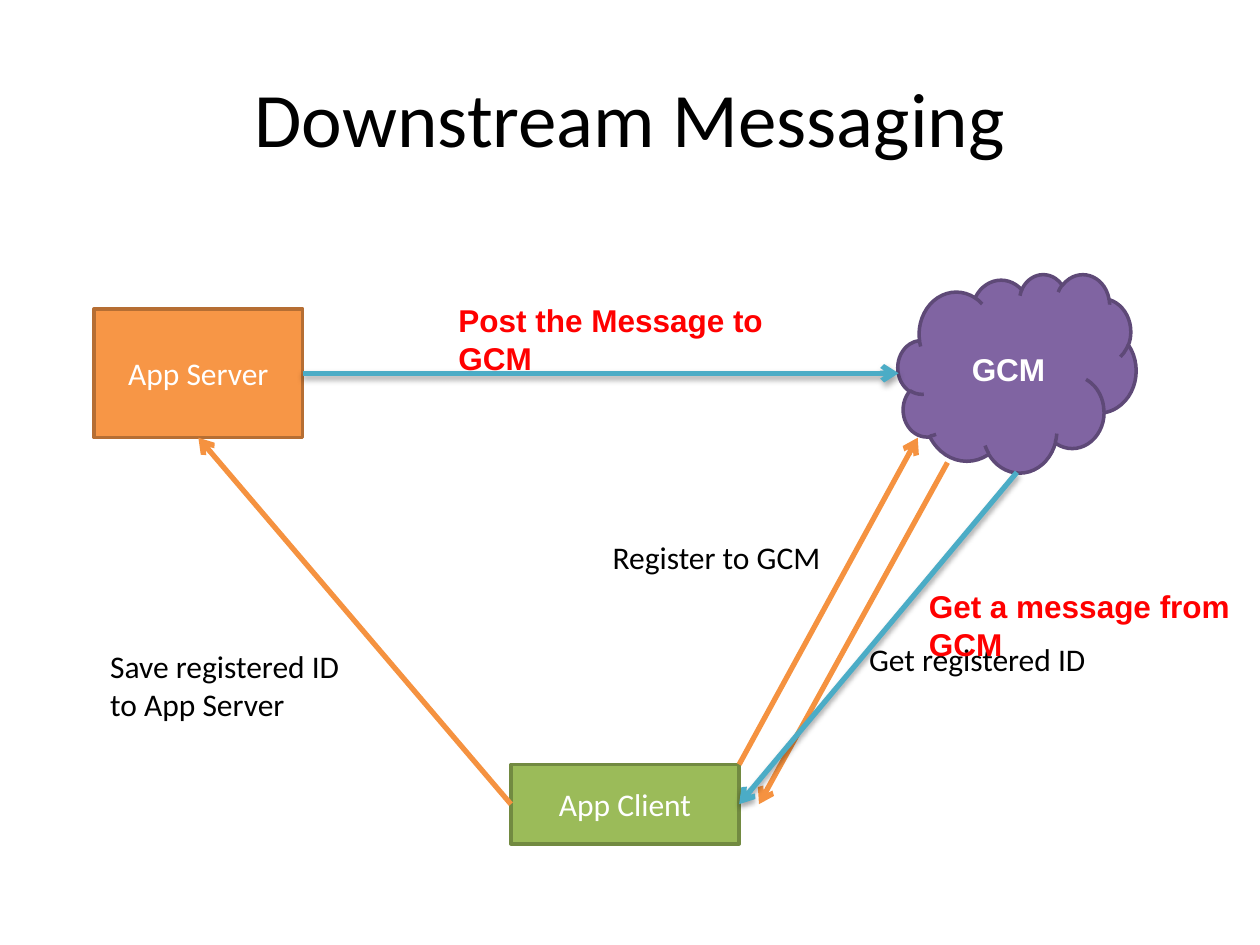
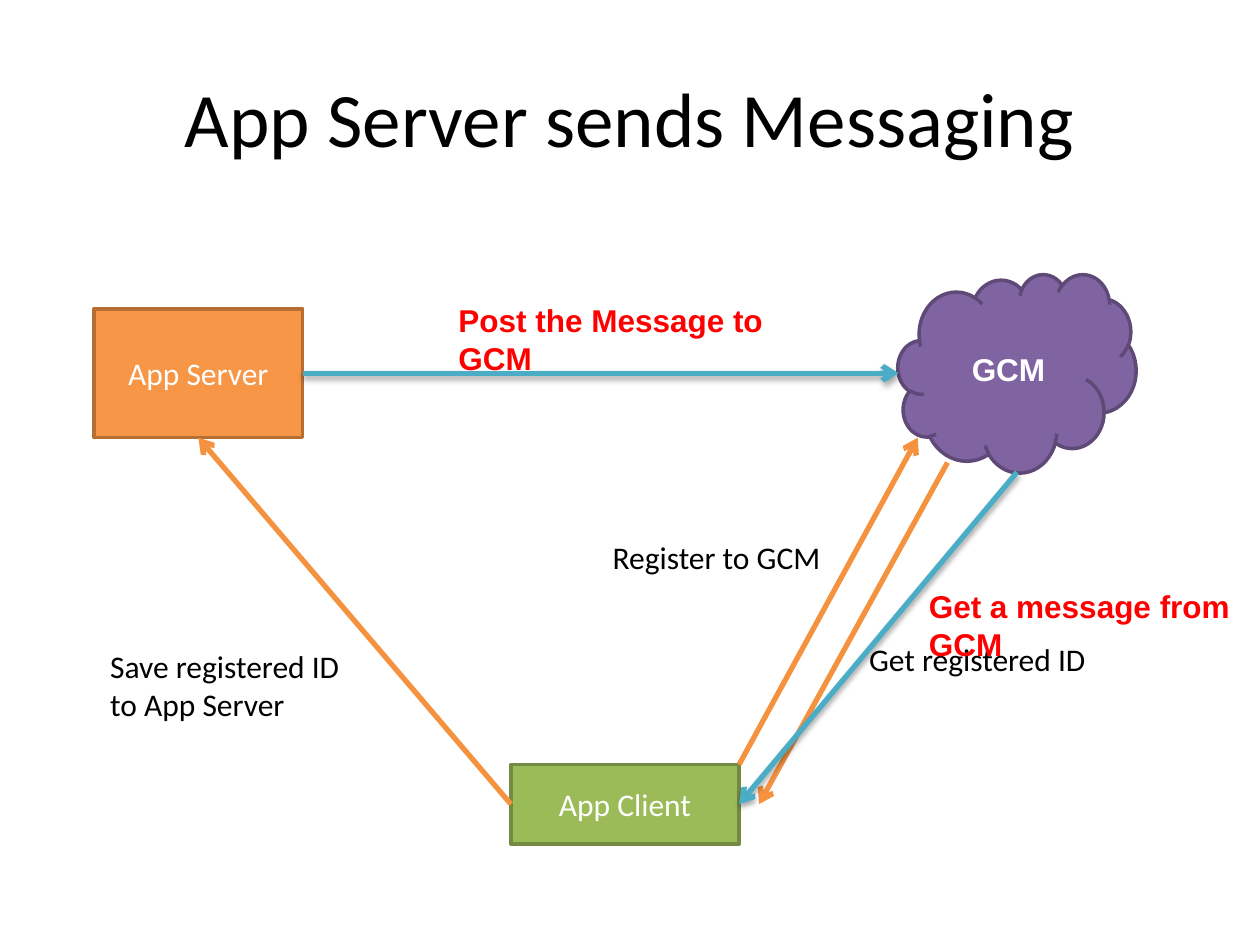
Before and after one commit to sonnyshih/AndroidDemoSample, a slide deck: slide 24 of CustomerUIDemo/GCM instruction.pptx (slide 18 before the commit). Drawn at 1260x945 pixels with LibreOffice and Linux fonts; fonts in the diff are those of the drawing. Boxes give left, top, right and bottom in pixels: in the first picture for what was removed or moved away, otherwise in the second. Text is boxed around its words. In the diff, an @@ line names an element or a change of style, - is before the commit and + after.

Commit message:
1. Modify GCM instruction.pptx 2. Modify the Downstream Messaging Demo 3. Add the Topics Messaging Demo

```diff
--- a/CustomerUIDemo/GCM instruction.pptx
+++ b/CustomerUIDemo/GCM instruction.pptx
@@ title at (x1=185, y1=93, x2=1074, y2=161): text changed @@
-Downstream Messaging
+App Server sends Messaging
```
Also in this commit, not shown: 10 other slides changed, 13 slides added, 3 slides removed, 19 other files.
